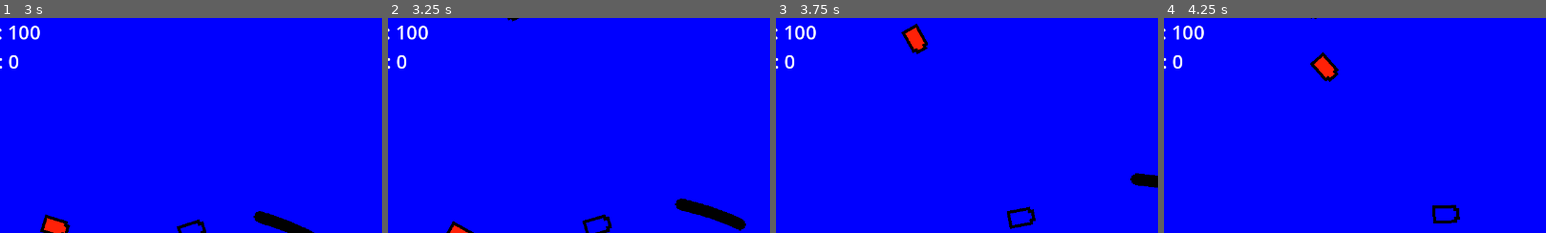
Above: before the commit, frames 1-4 (left to right).
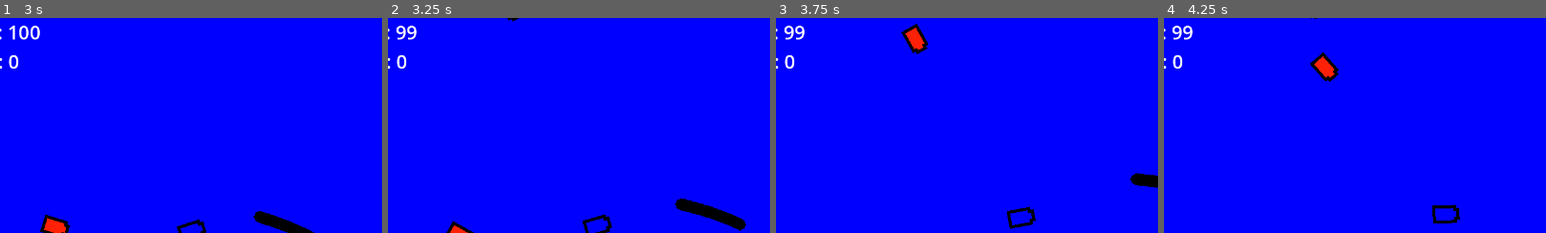
Above: after the commit, the same moments.

Repository: JoeyShapiro/ContainerCaptain
Game: Godot game, scene res://main.tscn
Two runs of this game, one before a commit and one after it. Both use one fixed random seed, a clock stepped at 60 frames per second and the inputs below.
Inputs:
- Up to frame 1 (3 s): click "<" at 0.5 s; click ">" at 1.25 s; hold Right (move_right) 2.03-2.78 s; hold Space (shoot) 2.03-2.78 s; hold Down (move_down) from 2.78 s (still down); tap Space (shoot) at 2.85 s
- Up to frame 2 (3.25 s): keep holding Down (move_down)
- Up to frame 3 (3.75 s): release Down (move_down) at 3.53 s; hold Right (move_right) from 3.53 s (still down); hold Space (shoot) from 3.53 s (still down)
- Up to frame 4 (4.25 s): keep holding Right (move_right); keep holding Space (shoot)
The pictures show only the part of the screen within x 3-53%, y 7-57%; the shares and areas given below are measured in that part.

Frame 1 is identical in both runs. In frame 2, 0.3% of the frame differs, in the area x 2-11%, y 3-11%; in frame 3, 0.3%; in frame 4, 0.3%.

Commit message:
basic cost check

Diff:
--- a/player.gd
+++ b/player.gd
@@ -20,6 +20,7 @@
 func _ready():
 	screen_size = get_viewport_rect().size
 	$TimerShoot.start()
+	$TimerRent.start()
 
 	hull = max_hull
 	gold = max_gold
@@ -111,3 +112,10 @@
 	var droneRam = droneRam_scene.instantiate()
 	droneRam.position = position
 	get_node('../').add_child(droneRam)
+
+# do it this way is cheaper (one timer) and makes sense (pay all at once)
+# maybe be in them, so each goes down correctly
+# nah
+func _on_timer_rent_timeout():
+	var n_drones = len(get_tree().get_nodes_in_group('drone'))
+	gold -= n_drones
--- a/player.tscn
+++ b/player.tscn
@@ -44,4 +44,7 @@
 [node name="TimerShoot" type="Timer" parent="."]
 wait_time = 2.0
 
+[node name="TimerRent" type="Timer" parent="."]
+
 [connection signal="timeout" from="TimerShoot" to="." method="_on_timer_shoot_timeout"]
+[connection signal="timeout" from="TimerRent" to="." method="_on_timer_rent_timeout"]
